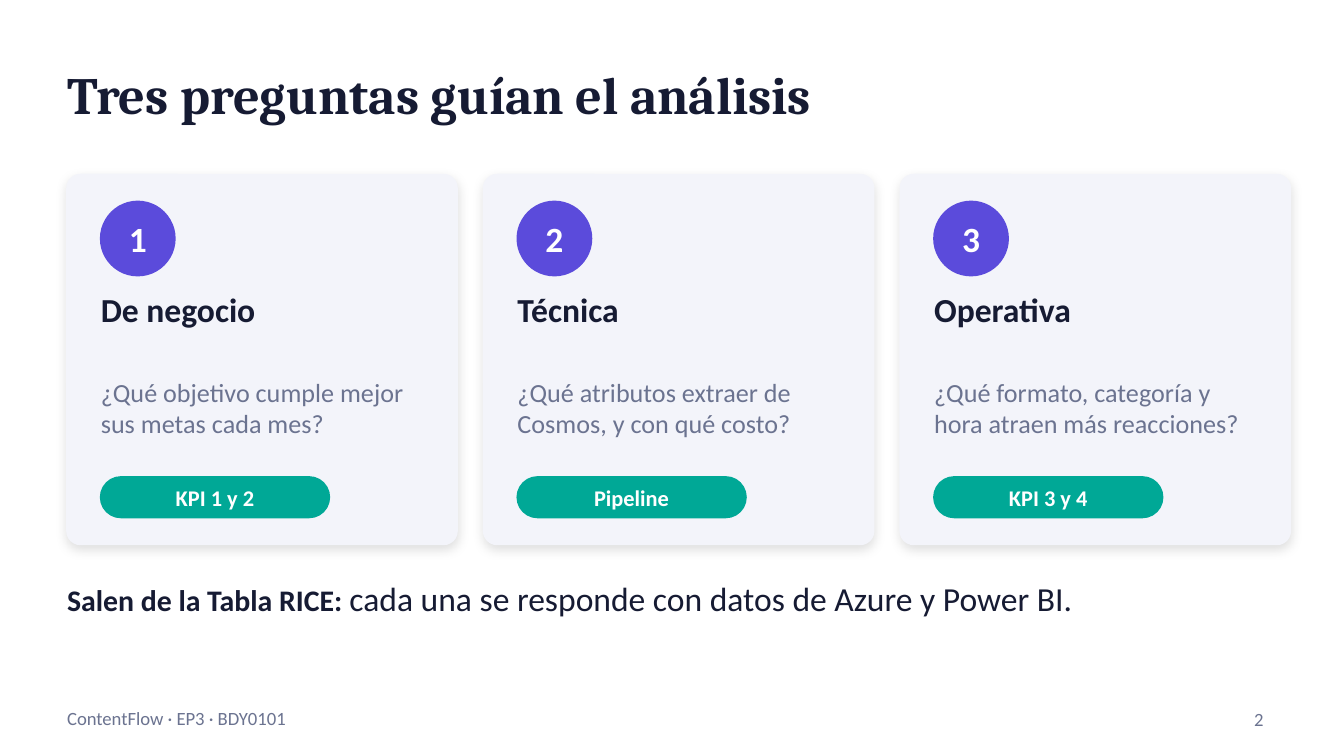
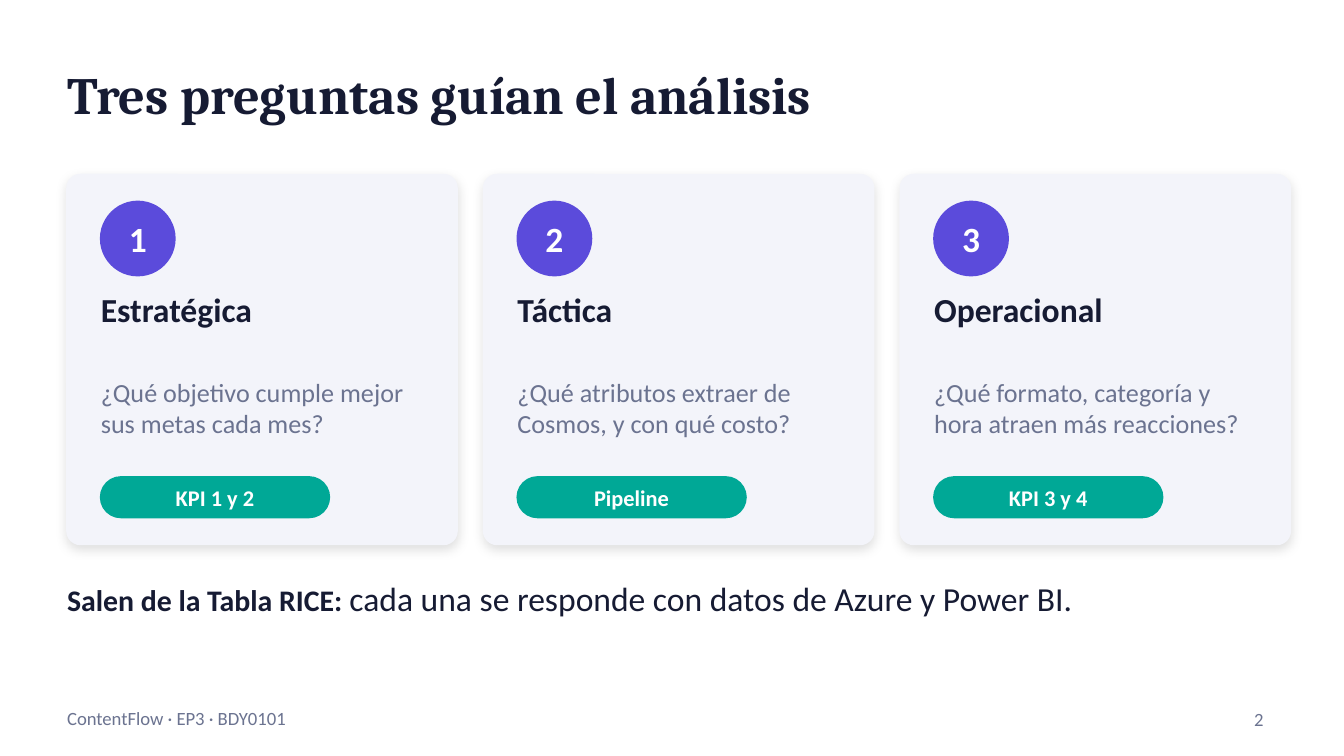
Before and after one commit to ChenteDUOC/ContentFlow, a slide deck: slide 2 of presentacion/ContentFlow_EP3_Presentacion.pptx. Drawn at 1344x756 pixels with LibreOffice and Linux fonts; fonts in the diff are those of the drawing. Boxes give left, top, right and bottom in pixels: in the first picture for what was removed or moved away, otherwise in the second. Text is boxed around its words. In the diff, an @@ line names an element or a change of style, - is before the commit and + after.

```diff
--- a/presentacion/ContentFlow_EP3_Presentacion.pptx
+++ b/presentacion/ContentFlow_EP3_Presentacion.pptx
@@ text at box(101, 298, 252, 328): text changed @@
-De negocio
+Estratégica
@@ text at box(517, 298, 612, 323): text changed @@
-Técnica
+Táctica
@@ text at box(934, 298, 1102, 328): text changed @@
-Operativa
+Operacional
```
Also in this commit, not shown: 2 other slides changed, 1 other file.
